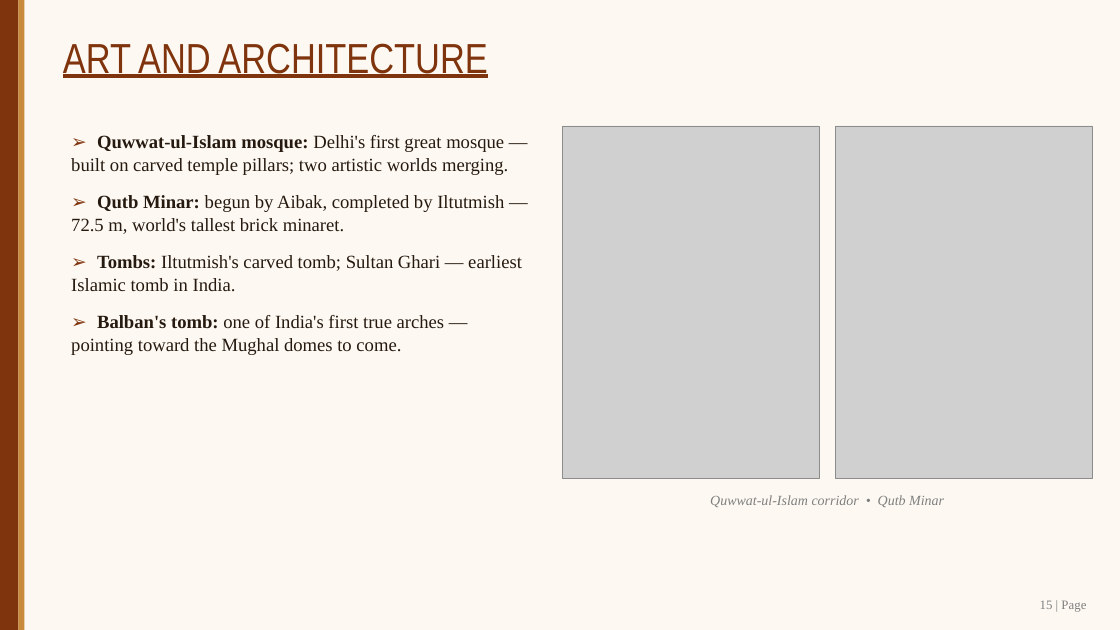
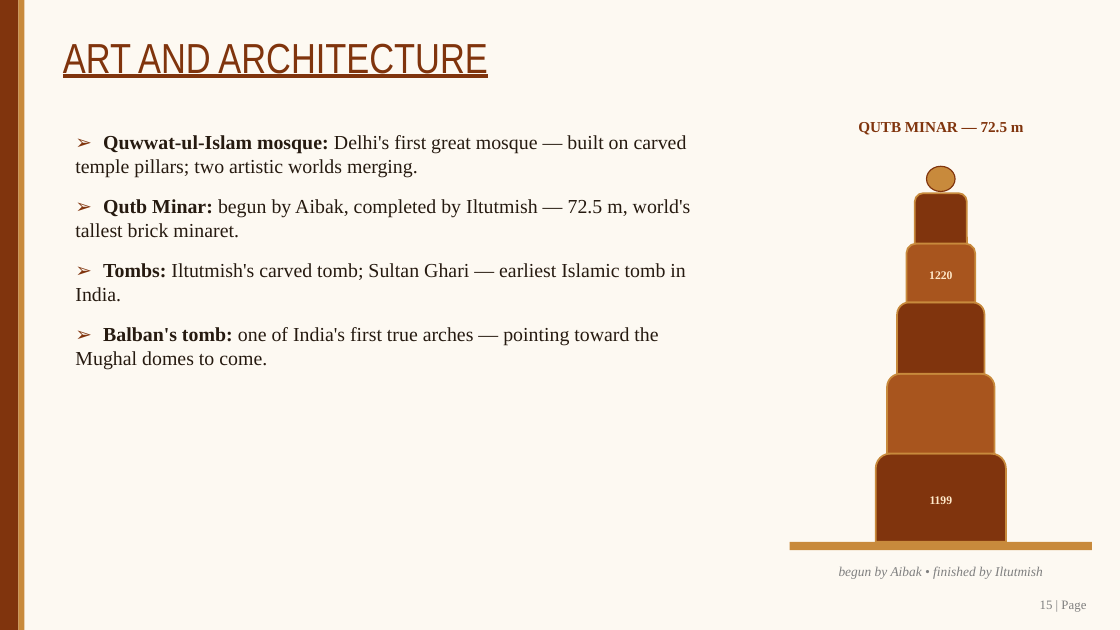
Before and after one commit to SangamSitapuri07/SIH, a slide deck: slide 15 of assignment/Slave_Dynasty_Mamluk_Presentation.pptx. Drawn at 1120x630 pixels with LibreOffice and Linux fonts; fonts in the diff are those of the drawing; grey boxes stand for pictures. Boxes give left, top, right and bottom in pixels: in the first picture for what was removed or moved away, otherwise in the second. Text is boxed around its words. In the diff, an @@ line names an element or a change of style, - is before the commit and + after.

```diff
--- a/assignment/Slave_Dynasty_Mamluk_Presentation.pptx
+++ b/assignment/Slave_Dynasty_Mamluk_Presentation.pptx
@@ text "➢ Quwwat-ul-Islam mosque: Delhi's first ..." at bbox=[75, 135, 691, 370]: size 16 to 17 pt; more space between paragraphs @@
@@ picture removed at bbox=[563, 126, 819, 479] @@
@@ picture removed at bbox=[836, 126, 1092, 479] @@
@@ text added at bbox=[858, 122, 1024, 135], 13 pt, text #80340D, bold @@
+QUTB MINAR — 72.5 m
@@ ellipse added at bbox=[927, 166, 955, 192], fill #C88A3C, outline #80340D 1 pt @@
@@ round same rect added at bbox=[915, 193, 967, 244], fill #80340D, outline #C88A3C 1.5 pt @@
@@ round same rect added at bbox=[907, 244, 975, 302], fill #A8551E, outline #C88A3C 1.5 pt, 10 pt, text #FFE9C9, bold @@
+1220
@@ round same rect added at bbox=[897, 302, 985, 374], fill #80340D, outline #C88A3C 1.5 pt @@
@@ round same rect added at bbox=[887, 374, 995, 454], fill #A8551E, outline #C88A3C 1.5 pt @@
@@ round same rect added at bbox=[875, 454, 1006, 542], fill #80340D, outline #C88A3C 1.5 pt, 10 pt, text #FFE9C9, bold @@
+1199
@@ text removed at bbox=[710, 495, 944, 507] @@
-Quwwat-ul-Islam corridor • Qutb Minar
@@ rectangle added at bbox=[790, 542, 1092, 550], fill #C88A3C @@
@@ text added at bbox=[839, 566, 1043, 579], 11.5 pt, text #7F7F7F, italic @@
+begun by Aibak • finished by Iltutmish
```
Also in this commit, not shown: 11 other slides changed, 1 other file.
